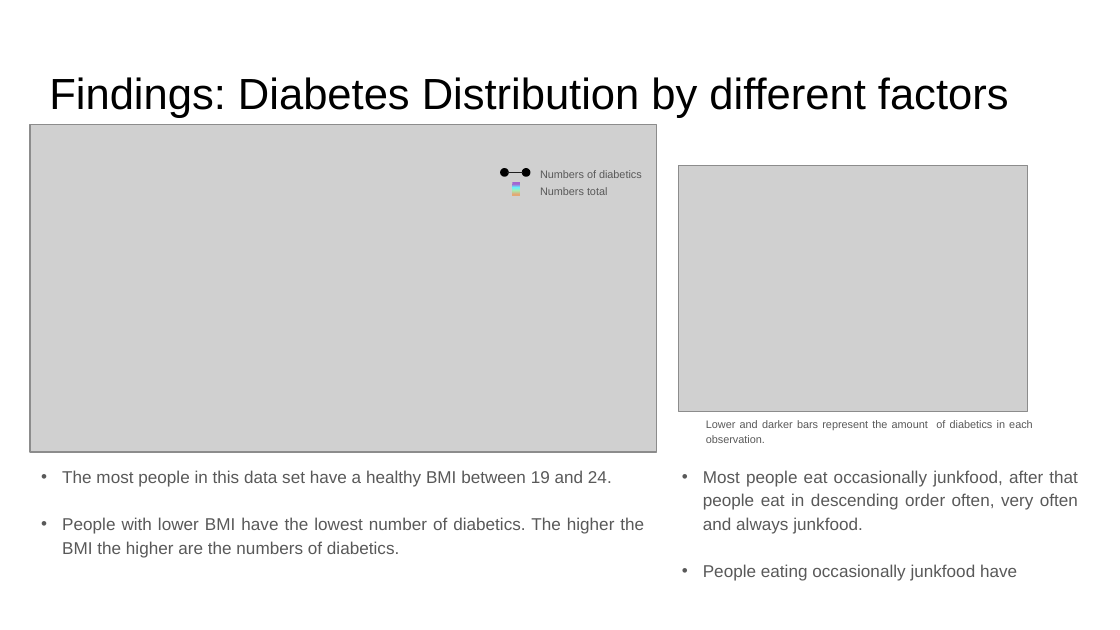
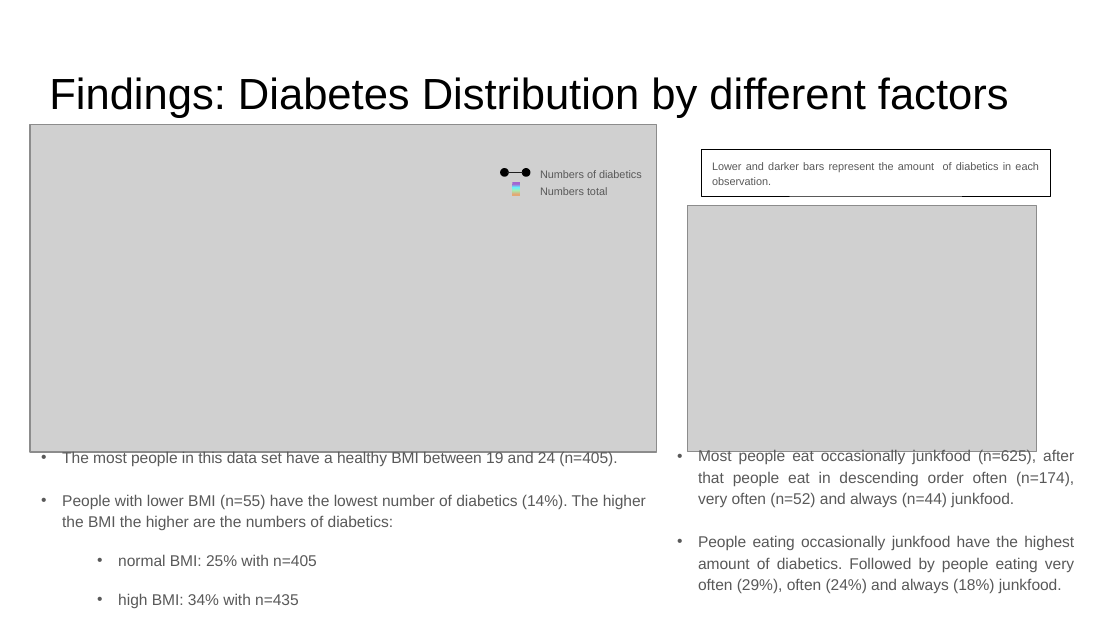
Before and after one commit to an-m-t/EDX-Final-Project-Week, a slide deck: slide 10 of Diabetes_Presentation.pptx. Drawn at 1120x630 pixels with LibreOffice and Linux fonts; fonts in the diff are those of the drawing; grey boxes stand for pictures. Boxes give left, top, right and bottom in pixels: in the first picture for what was removed or moved away, otherwise in the second. Text is boxed around its words. In the diff, an @@ line names an element or a change of style, - is before the commit and + after.

```diff
--- a/Diabetes_Presentation.pptx
+++ b/Diabetes_Presentation.pptx
@@ rectangle "Lower and darker bars represent ...": place and size @@
-rectangle "Lower and darker bars represent ..." at (706,420,1033,443)
+rectangle "Lower and darker bars represent ..." at (701,149,1051,196)
@@ rectangle "Lower and darker bars represent ..." at (701,149,1051,196): vertical alignment top to middle; outline none to #000000 0.25 pt @@
@@ picture: place and size @@
-picture at (679,166,1028,412)
+picture at (688,206,1037,452)
@@ text at (698,449,1074,593): text changed; size 11 to 10 pt @@
-• Most people eat occasionally junkfood, after that people eat in descending order often, very often and always junkfood.
-• People eating occasionally junkfood have
+• Most people eat occasionally junkfood (n=625), after that people eat in descending order often (n=174), very often (n=52) and always (n=44) junkfood.
+• People eating occasionally junkfood have the highest amount of diabetics. Followed by people eating very often (29%), often (24%) and always (18%) junkfood.
@@ text at (62,450,646,608): text changed; size 11 to 10 pt @@
-• The most people in this data set have a healthy BMI between 19 and 24.
-• People with lower BMI have the lowest number of diabetics. The higher the BMI the higher are the numbers of diabetics.
+• The most people in this data set have a healthy BMI between 19 and 24 (n=405).
+• People with lower BMI (n=55) have the lowest number of diabetics (14%). The higher the BMI the higher are the numbers of diabetics:
+  • normal BMI: 25% with n=405
+  • high BMI: 34% with n=435
```
Also in this commit, not shown: 5 other slides changed, 1 other file.
